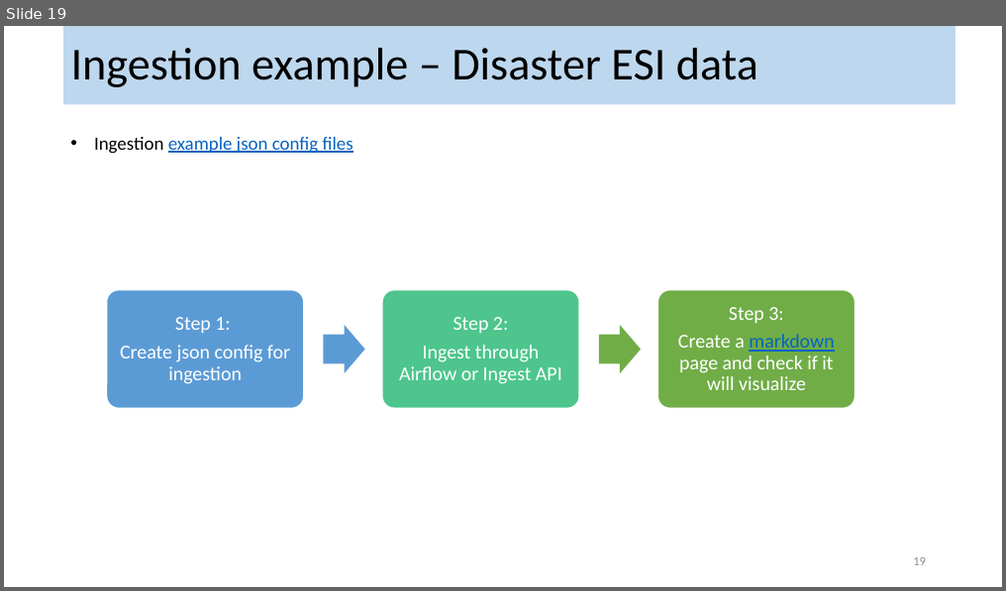
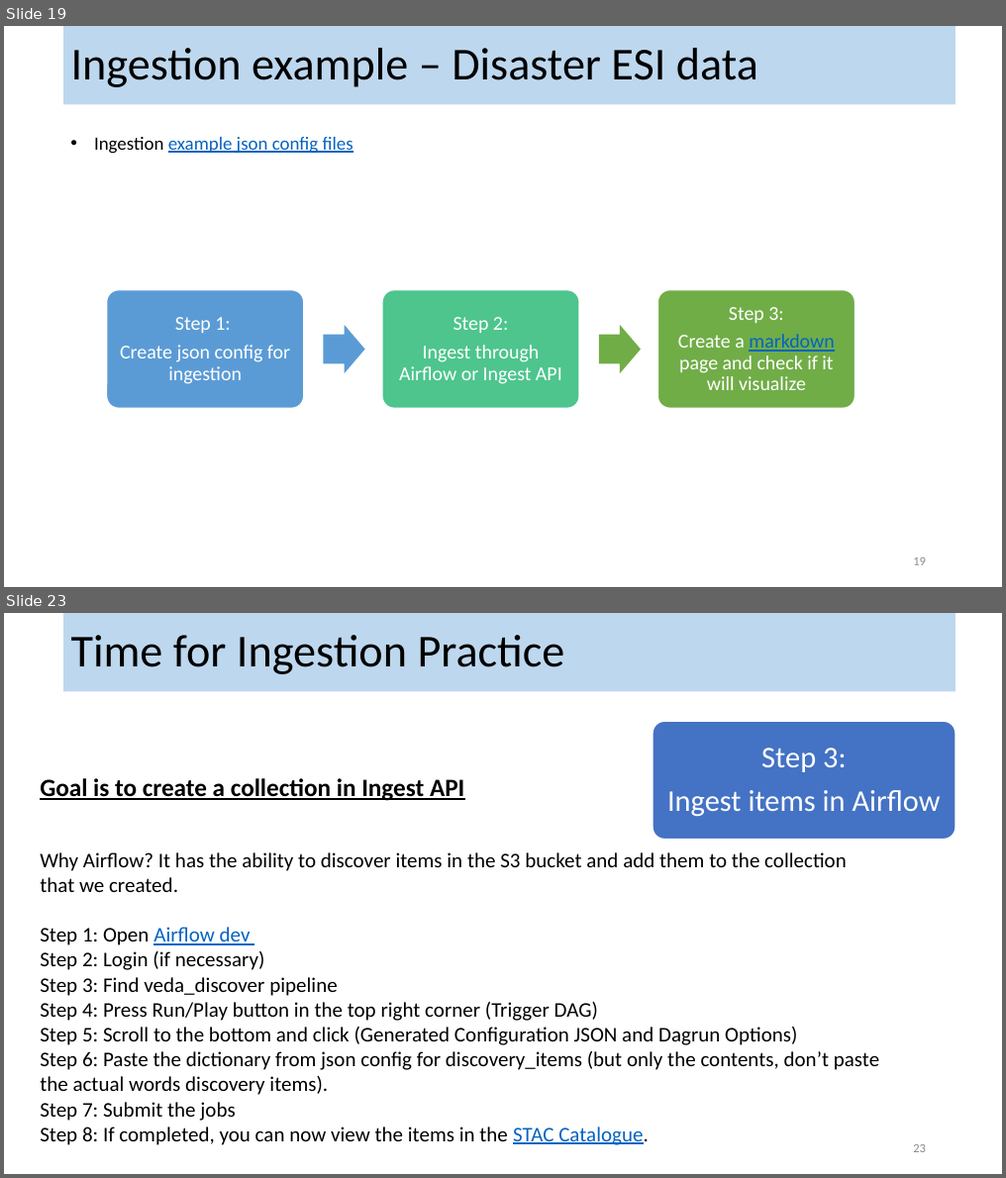
Before and after one commit to kyle-lesinger/VEDA-Training---AWS-Data-Ingestion-Other, a slide deck: Data-ingest/data-ingestion-OVERVIEW.pptx. Shown one above the other, each under a label of ours: slide 19 before the commit, slides 19 and 23 after it; the slides between them are not shown. The pictures are 1006x591 and 1006x1178 pixels, drawn with LibreOffice and Linux fonts; fonts in the diff are those of the drawing. Boxes give left, top, right and bottom in pixels: in the first picture for what was removed or moved away, otherwise in the second. Text is boxed around its words. In the diff, an @@ line names an element or a change of style, - is before the commit and + after.

```diff
--- a/Data-ingest/data-ingestion-OVERVIEW.pptx
+++ b/Data-ingest/data-ingestion-OVERVIEW.pptx
@@ slide 23 added at box(4, 613, 1002, 1174), background #FFFFFF @@
@@ title added at box(63, 613, 955, 691), fill #BDD7EE, 44 pt, text #000000 @@
+Time for Ingestion Practice
@@ rounded rectangle added at box(653, 722, 955, 839), fill #4472C4, outline #FFFFFF 1 pt @@
@@ text added at box(667, 748, 941, 817), 29 pt, text #FFFFFF @@
+Step 3:
+Ingest items in Airflow
@@ text added at box(40, 778, 879, 1146), 20 pt, text #000000 @@
+Goal is to create a collection in Ingest API
+Why Airflow? It has the ability to discover items in the S3 bucket and add them to the collection that we created.
+Step 1: Open Airflow dev
+Step 2: Login (if necessary)
+Step 3: Find veda_discover pipeline
+Step 4: Press Run/Play button in the top right corner (Trigger DAG)
+Step 5: Scroll to the bottom and click (Generated Configuration JSON and Dagrun Options)
+Step 6: Paste the dictionary from json config for discovery_items (but only the contents, don’t paste the actual words discovery items).
+Step 7: Submit the jobs
+Step 8: If completed, you can now view the items in the STAC Catalogue.
@@ page number added at box(913, 1145, 926, 1153), 12 pt, text #8C8C8C @@
+23
```
Also in this commit, not shown: 2 slides changed, 3 other slides added.
